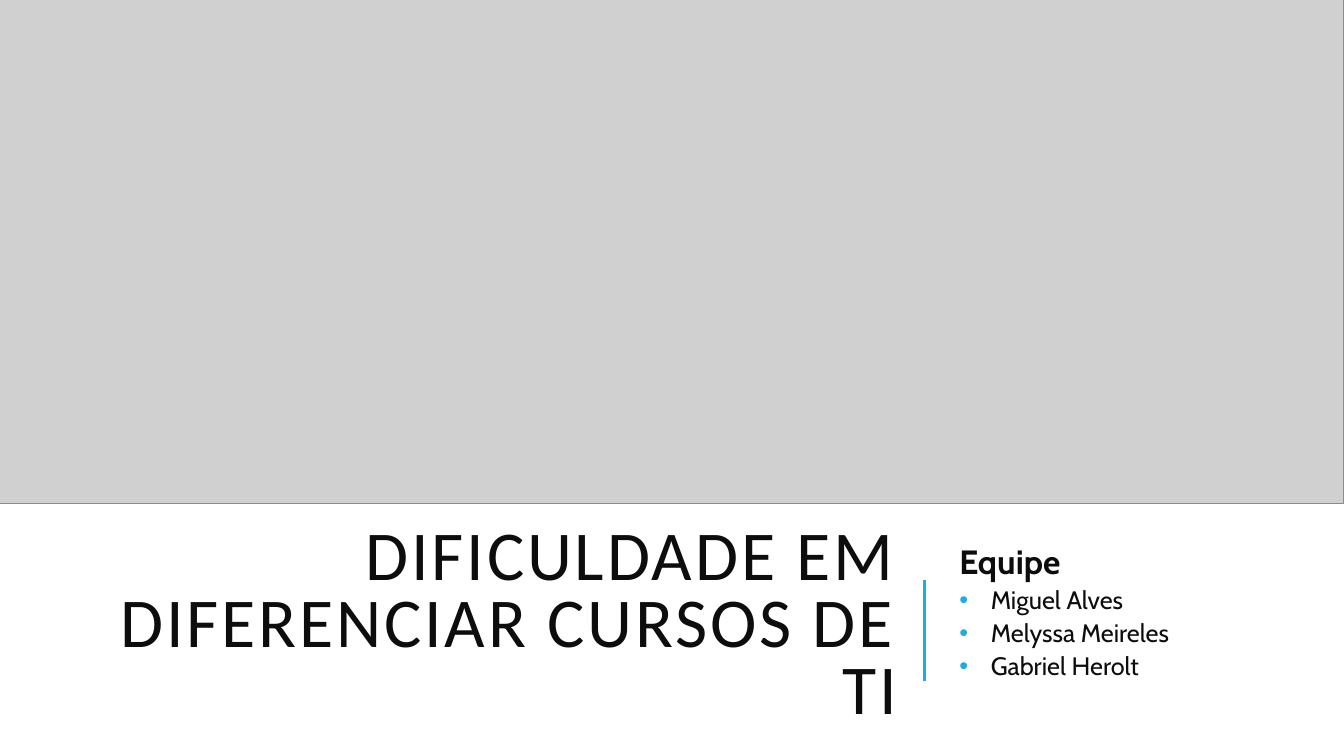
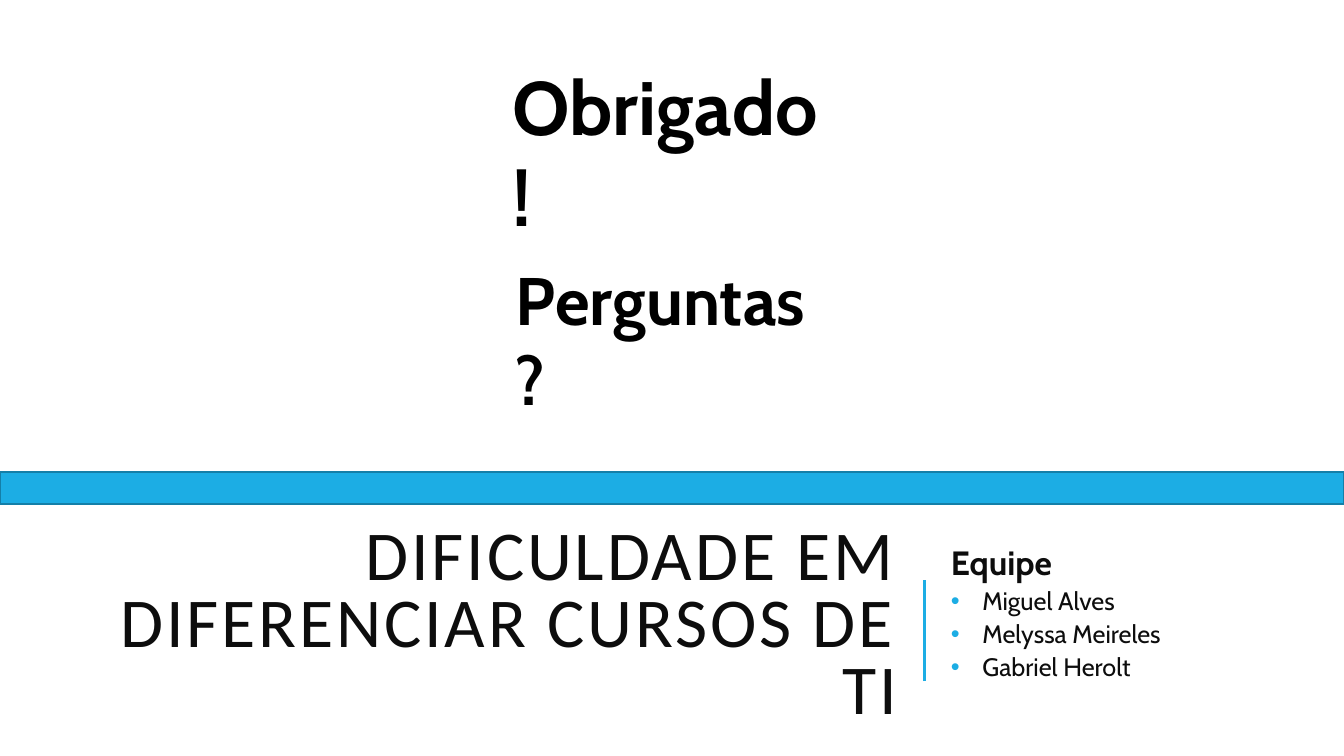
Before and after one commit to ICEI-PUC-Minas-PPLES-TI/plf-es-2022-1-ti1-7946100-01-g5-entedimento-das-areas-de-ti, a slide deck: slide 10 of docs/apresentacao/apresentacao 1.pptx (slide 9 before the commit). Drawn at 1344x756 pixels with LibreOffice and Linux fonts; fonts in the diff are those of the drawing; grey boxes stand for pictures. Boxes give left, top, right and bottom in pixels: in the first picture for what was removed or moved away, otherwise in the second. Text is boxed around its words. In the diff, an @@ line names an element or a change of style, - is before the commit and + after.

```diff
--- a/docs/apresentacao/apresentacao 1.pptx
+++ b/docs/apresentacao/apresentacao 1.pptx
@@ picture removed at [0,0,1344,504] @@
@@ text added at [513,78,818,152], 54 pt, text #000000, bold @@
+Obrigado!
@@ text added at [516,278,805,340], 48 pt, text #000000, bold @@
+Perguntas?
@@ rectangle added at [0,472,1344,504], fill #1CADE4, outline #1580A9 1.25 pt @@
@@ text "Equipe": place and size @@
-text "Equipe" at [959,550,1169,676]
+text "Equipe" at [951,551,1160,677]
```
Also in this commit, not shown: 5 other slides changed, 1 slide added, 1 other file.
